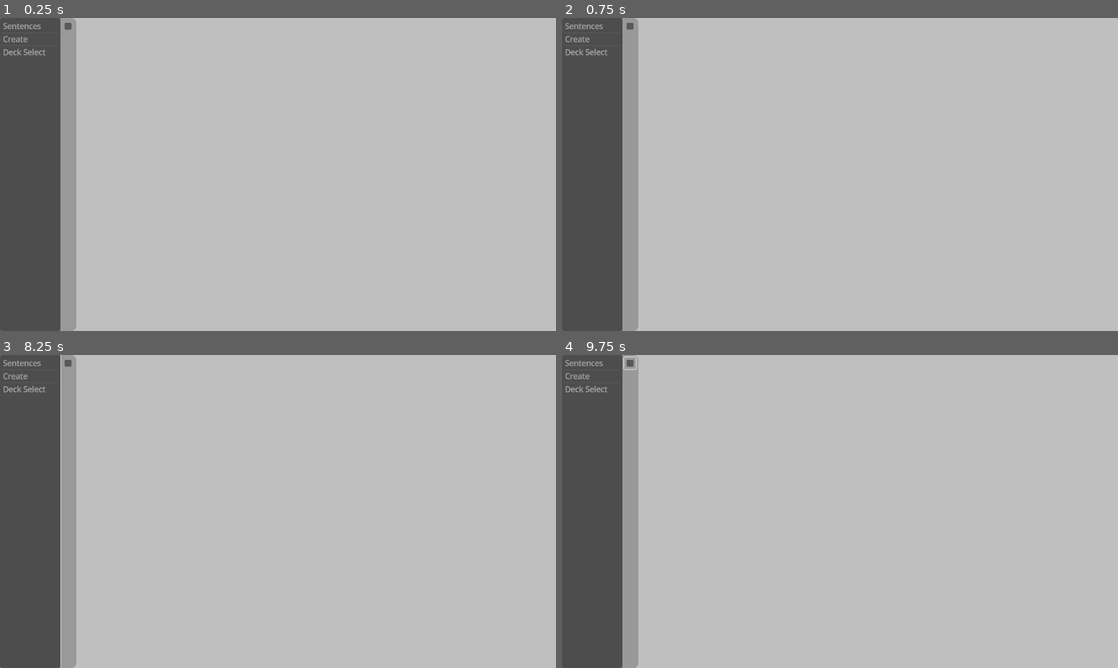
Above: before the commit, frames 1-4 (two rows, left to right).
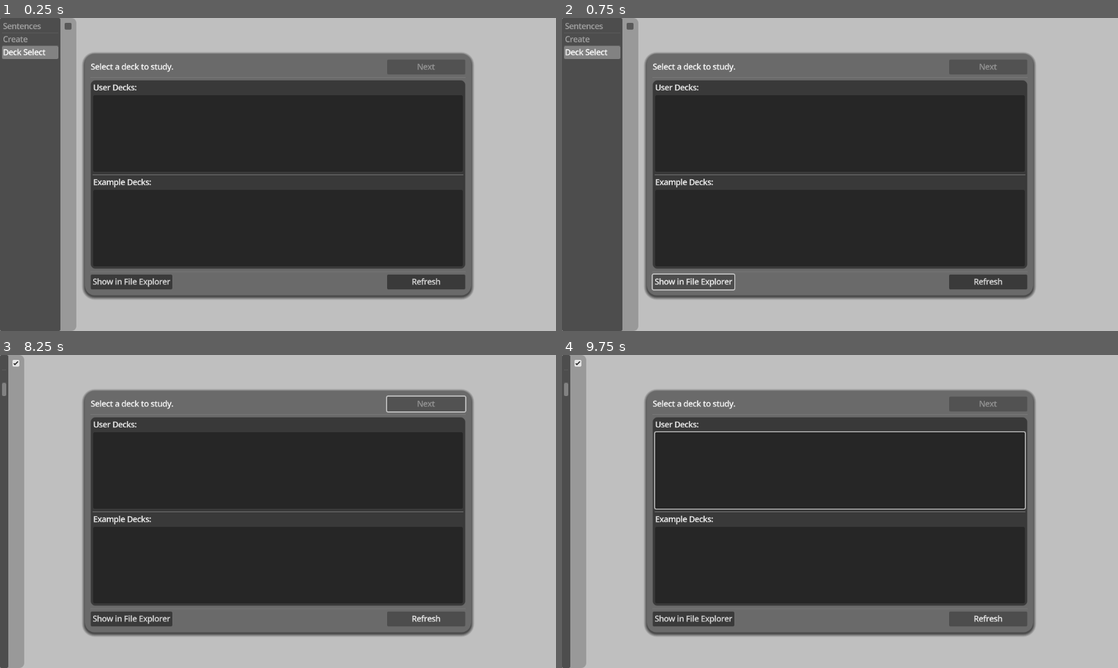
Above: after the commit, the same moments.

Repository: Zombeescott/Sentencevist
Game: Godot game, scene res://Scenes/background.tscn
Same seed, same stepped clock (60 frames per second), same inputs: the game is played once before the commit and once after it.
Inputs (mouse positions are in pixels of both pictures, inside the frame that each line leads up to):
- Up to frame 1 (0.25 s): no input
- Up to frame 2 (0.75 s): click (695, 280) at 0.5 s, where only the run after the commit has a clickable "Show in File Explorer"
- Up to frame 3 (8.25 s): click (428, 617) at 1.25 s, where only the run after the commit has a clickable "Refresh"; click (66, 364) at 2 s; click (16, 364) at 2.75 s; click (133, 617) at 3.5 s, where only the run after the commit has a clickable "Show in File Explorer"; click (428, 617) at 4.25 s, where only the run after the commit has a clickable "Refresh"; click (66, 364) at 5 s; click (133, 617) at 5.75 s, where only the run after the commit has a clickable "Show in File Explorer"; click (428, 617) at 6.5 s, where only the run after the commit has a clickable "Refresh"; tap Enter (enter) at 7.25, 7.35 s; tap Space at 8 s; tap Tab (tab) at 8.1 s
- Up to frame 4 (9.75 s): tap Enter (enter) at 8.75, 8.85 s; tap Space at 9.5 s; tap Tab (tab) at 9.6 s

The runs differ from the first frame. In frame 1, 56% of the frame differs, in the area x 0-86%, y 8-90%; in frame 2, 56%; in frame 3, 67%, in the area x 0-86%, y 0-100%; in frame 4, 67%.

Commit message:
Deck selection update

Diff:
--- a/Scenes/background.tscn
+++ b/Scenes/background.tscn
@@ -1,6 +1,7 @@
-[gd_scene load_steps=2 format=3 uid="uid://oob10jejofmk"]
+[gd_scene load_steps=3 format=3 uid="uid://oob10jejofmk"]
 
 [ext_resource type="PackedScene" uid="uid://ulw14cxsvyqg" path="res://Scenes/side_bar.tscn" id="1_sn1xx"]
+[ext_resource type="PackedScene" uid="uid://c2cd6nrwgacwx" path="res://Scenes/deck_selection.tscn" id="2_pojwb"]
 
 [node name="Background" type="Control"]
 layout_mode = 3
@@ -21,3 +22,6 @@
 
 [node name="Sidebar" parent="." instance=ExtResource("1_sn1xx")]
 layout_mode = 1
+
+[node name="Deck Selection" parent="." instance=ExtResource("2_pojwb")]
+layout_mode = 1
--- a/Scenes/deck_selection.tscn
+++ b/Scenes/deck_selection.tscn
@@ -85,9 +85,10 @@
 [node name="UserDecks" type="ItemList" parent="PanelContainer/MarginContainer/VBoxContainer/PanelContainer/DeckMargins/Decks"]
 unique_name_in_owner = true
 layout_mode = 2
+size_flags_vertical = 3
 auto_width = true
 auto_height = true
-max_columns = 5
+max_columns = 6
 same_column_width = true
 fixed_column_width = 125
 
@@ -101,7 +102,32 @@
 [node name="ExampleDecks" type="ItemList" parent="PanelContainer/MarginContainer/VBoxContainer/PanelContainer/DeckMargins/Decks"]
 unique_name_in_owner = true
 layout_mode = 2
+size_flags_vertical = 3
+
+[node name="HSeparator2" type="HSeparator" parent="PanelContainer/MarginContainer/VBoxContainer"]
+layout_mode = 2
+
+[node name="FileButtons" type="HBoxContainer" parent="PanelContainer/MarginContainer/VBoxContainer"]
+layout_mode = 2
+
+[node name="FilesButtton" type="Button" parent="PanelContainer/MarginContainer/VBoxContainer/FileButtons"]
+unique_name_in_owner = true
+layout_mode = 2
+text = "Show in File Explorer"
+
+[node name="Gap" type="Control" parent="PanelContainer/MarginContainer/VBoxContainer/FileButtons"]
+layout_mode = 2
+size_flags_horizontal = 3
+size_flags_stretch_ratio = 2.7
+
+[node name="Refresh" type="Button" parent="PanelContainer/MarginContainer/VBoxContainer/FileButtons"]
+unique_name_in_owner = true
+layout_mode = 2
+size_flags_horizontal = 3
+text = "Refresh"
 
 [connection signal="button_down" from="PanelContainer/MarginContainer/VBoxContainer/Top Bar/Next" to="." method="_on_next_button_down"]
 [connection signal="item_selected" from="PanelContainer/MarginContainer/VBoxContainer/PanelContainer/DeckMargins/Decks/UserDecks" to="." method="_on_user_decks_item_selected"]
 [connection signal="item_selected" from="PanelContainer/MarginContainer/VBoxContainer/PanelContainer/DeckMargins/Decks/ExampleDecks" to="." method="_on_example_decks_item_selected"]
+[connection signal="button_down" from="PanelContainer/MarginContainer/VBoxContainer/FileButtons/FilesButtton" to="." method="_on_files_buttton_button_down"]
+[connection signal="button_down" from="PanelContainer/MarginContainer/VBoxContainer/FileButtons/Refresh" to="." method="_on_refresh_button_down"]
--- a/Scripts/Autoloads/background_manager.gd
+++ b/Scripts/Autoloads/background_manager.gd
@@ -9,6 +9,7 @@
 func _ready() -> void:
 	background = get_tree().current_scene
 	sidebar = background.find_child("Sidebar")
+	panels["start_panel"] = background.find_child("Deck Selection")
 
 
 # Makes specific scene appear on a given layer
@@ -34,11 +35,9 @@
 	# Close existing panel with same name
 	if name in panels:
 		panels[name].queue_free()
-
+	panel.z_index = layer
+	panels[name] = panel
 	get_tree().current_scene.add_child(panel)
-	panel.z_index = layer
-
-	panels[name] = panel
 
 
 # Deletes given panel from current scene.
--- a/Scripts/Autoloads/global.gd
+++ b/Scripts/Autoloads/global.gd
@@ -5,8 +5,7 @@
 var user_progress: Array
 
 func _ready() -> void:
-	pass
-	#set_screen_size()
+	set_screen_size()
 
 
 # Set the screen size
--- a/Scripts/deck_selection.gd
+++ b/Scripts/deck_selection.gd
@@ -25,7 +25,7 @@
 
 # Not implemented rn for simplicity
 func _on_example_decks_item_selected(index: int) -> void:
-	pass # Replace with function body.
+	pass # TODO: Replace with function body.
 
 
 func _on_next_button_down() -> void:
@@ -33,3 +33,12 @@
 	var settings = deck_settings.instantiate()
 	BackgroundManager.add_panel("Deck Settings", settings, 1)
 	settings.set_variables(selected_deck)
+
+
+func _on_files_buttton_button_down() -> void:
+	var user_path = ProjectSettings.globalize_path("user://saves/")
+	OS.shell_open(user_path)
+
+
+func _on_refresh_button_down() -> void:
+	Global.refresh()
--- a/Scripts/deck_settings.gd
+++ b/Scripts/deck_settings.gd
@@ -18,6 +18,8 @@
 	prev_ans_button = %PrevAnsButton
 	sent_list = %Sentences
 	translation_screen = preload("res://Scenes/translation_page.tscn")
+
+	print("here")
 
 
 func set_variables(deck_name: String) -> void:
--- a/Scripts/save_deck.gd
+++ b/Scripts/save_deck.gd
@@ -36,10 +36,6 @@
 		# TODO: tell user that it was successful
 		Global.refresh()
 		hide_panel()
-
-		# Shortcut for files
-		var user_path = ProjectSettings.globalize_path("user://saves/")
-		OS.shell_open(user_path)
 	else:
 		# TODO: tell user that something went wrong
 		pass
--- a/Scripts/side_bar.gd
+++ b/Scripts/side_bar.gd
@@ -11,6 +11,8 @@
 	scene_list.append(preload("res://Scenes/translation_page.tscn"))
 	scene_list.append(preload("res://Scenes/import_sentences.tscn"))
 	scene_list.append(preload("res://Scenes/deck_selection.tscn"))
+
+	manual_screen_change("select")
 
 
 func _on_minimize_toggled(toggled_on: bool) -> void:
@@ -29,6 +31,8 @@
 		"translation":
 			list.select(0)
 		"import":
-			print("Import selected")
+			list.select(1)
+		"select":
+			list.select(2)
 		_:
 			print("Invalid screen")
